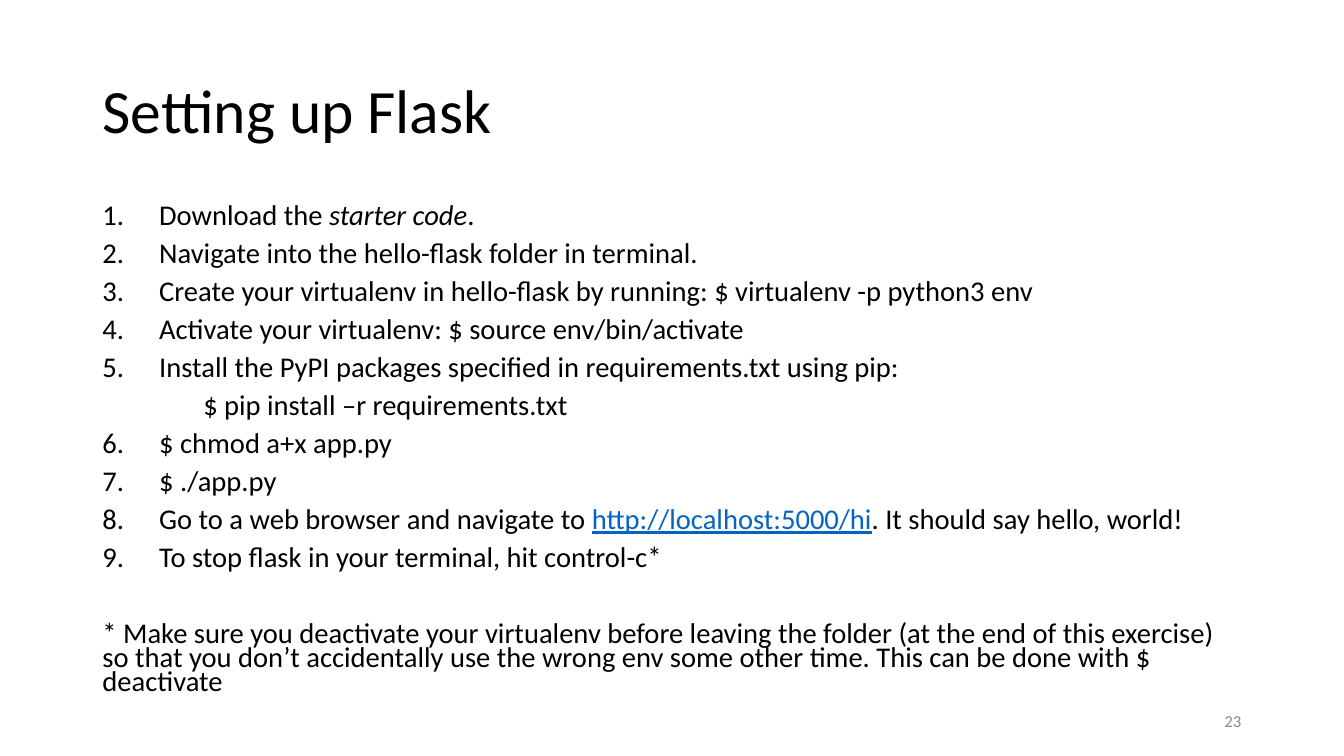
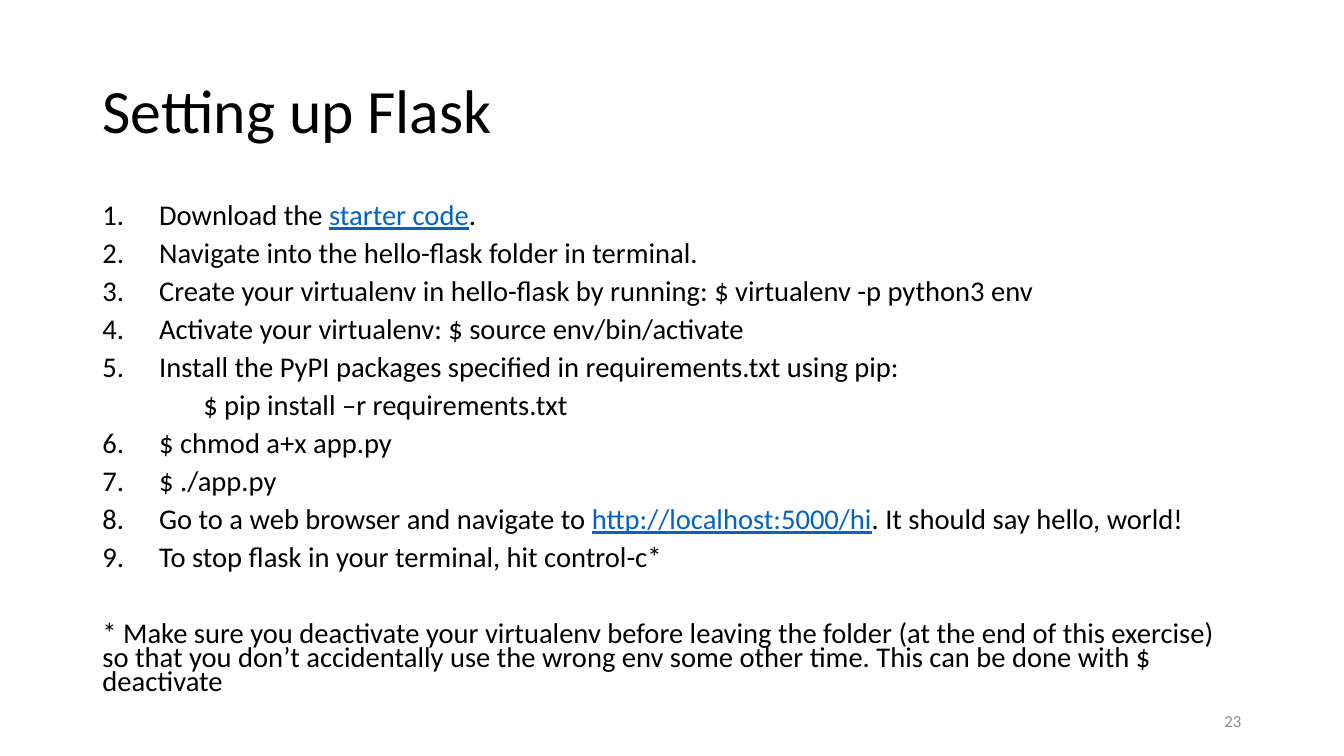
Before and after one commit to jhschwartz/flask-intro, a slide deck: slide 24 of Intro to Python Flask.pptx. Drawn at 1344x756 pixels with LibreOffice and Linux fonts; fonts in the diff are those of the drawing. Boxes give left, top, right and bottom in pixels: in the first picture for what was removed or moved away, otherwise in the second. Text is boxed around its words. In the diff, an @@ line names an element or a change of style, - is before the commit and + after.

```diff
--- a/Intro to Python Flask.pptx
+++ b/Intro to Python Flask.pptx
@@ text at (159, 205, 476, 230): text colour #000000 to #0563C1, italic off, underline on in "starter code." @@
```
Also in this commit, not shown: 3 other slides changed.
